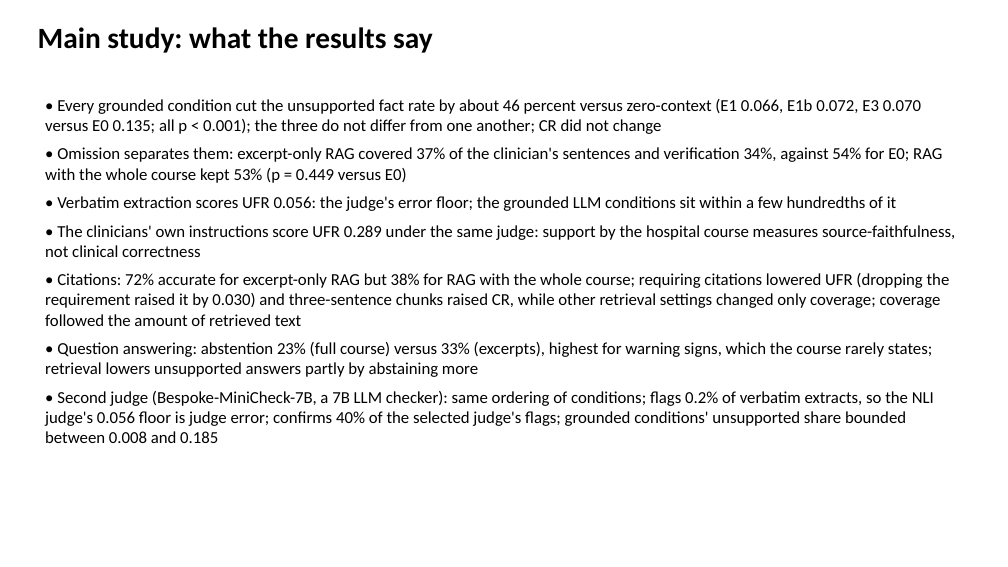
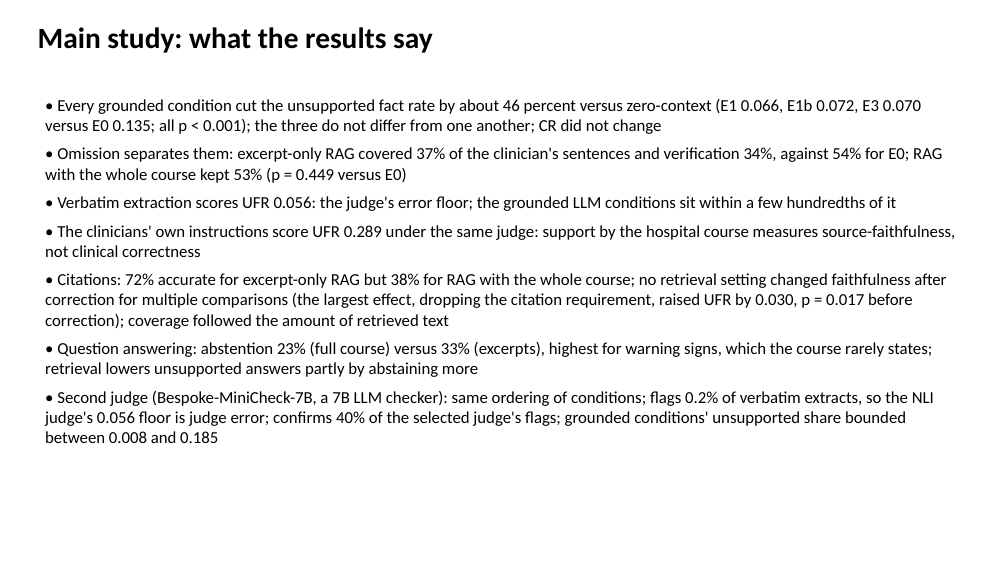
Before and after one commit to slay-a/medical-hallucination-eval, a slide deck: slide 13 of deliverables/Progress_Slides_Fall2026.pptx. Drawn at 1008x567 pixels with LibreOffice and Linux fonts; fonts in the diff are those of the drawing. Boxes give left, top, right and bottom in pixels: in the first picture for what was removed or moved away, otherwise in the second. Text is boxed around its words. In the diff, an @@ line names an element or a change of style, - is before the commit and + after.

Commit message:
Second thesis draft: committee on the signature page, consistency pass, corrected ablation statistics
- Signature page lists the committee (Ebrahimi, McIlhenny, Wang as chair)
- Chapters 1 to 4 brought in line with the main study; Chapter 4 numbering gap fixed
- Retrieval ablations reported with Holm-adjusted p-values; pilot Holm family described correctly
- Paired tests under the second judge; hypotheses answered across both studies in Chapter 8
- Section 8.4 and Table 8.1 rewritten for both studies; literature review extended
- Table renderer sizes columns so header words are never split
- Second progress report slides

```diff
--- a/deliverables/Progress_Slides_Fall2026.pptx
+++ b/deliverables/Progress_Slides_Fall2026.pptx
@@ text at <box>45,273,946,329</box>: text changed @@
-• Citations: 72% accurate for excerpt-only RAG but 38% for RAG with the whole course; requiring citations lowered UFR (dropping the requirement raised it by 0.030) and three-sentence chunks raised CR, while other retrieval settings changed only coverage; coverage followed the amount of retrieved text
+• Citations: 72% accurate for excerpt-only RAG but 38% for RAG with the whole course; no retrieval setting changed faithfulness after correction for multiple comparisons (the largest effect, dropping the citation requirement, raised UFR by 0.030, p = 0.017 before correction); coverage followed the amount of retrieved text
```
Also in this commit, not shown: 6 other slides changed, 2 slides added, 17 other files.
